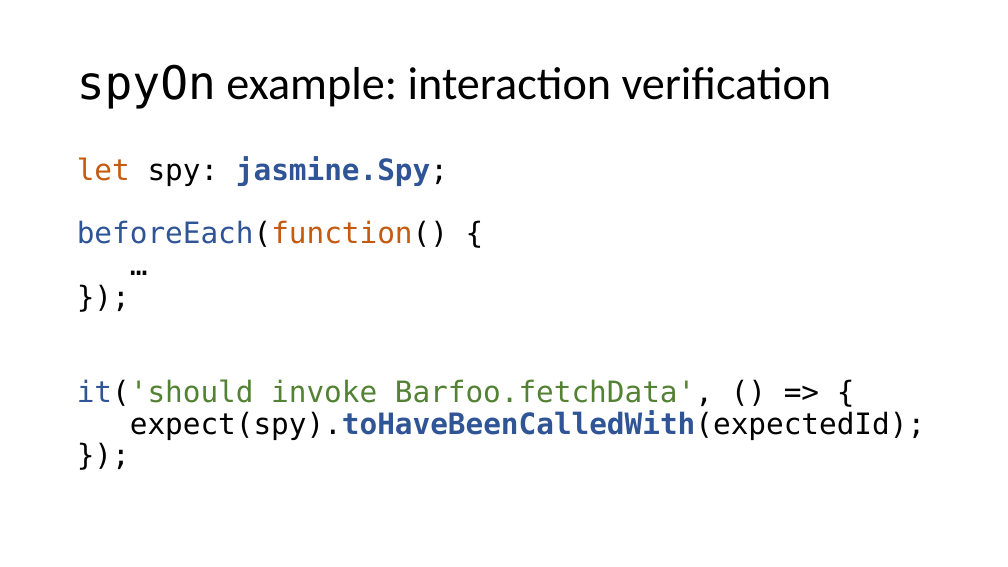
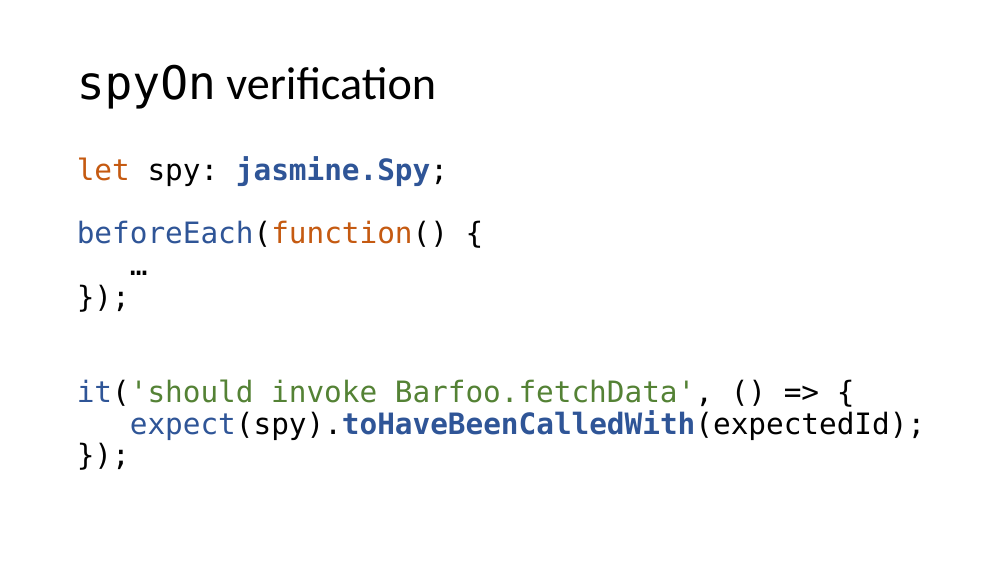
Before and after one commit to cebartling/test-driven, a slide deck: slide 18 of presentations/Introduction to Jasmine Framework.pptx. Drawn at 1008x567 pixels with LibreOffice and Linux fonts; fonts in the diff are those of the drawing. Boxes give left, top, right and bottom in pixels: in the first picture for what was removed or moved away, otherwise in the second. Text is boxed around its words. In the diff, an @@ line names an element or a change of style, - is before the commit and + after.

Commit message:
Updated Jasmine presentation

```diff
--- a/presentations/Introduction to Jasmine Framework.pptx
+++ b/presentations/Introduction to Jasmine Framework.pptx
@@ title at (77, 64, 436, 109): text changed @@
-spyOn example: interaction verification
+spyOn verification
@@ text "let spy: jasmine.Spy; beforeEach(function() { ..." at (77, 156, 925, 440): text colour #000000 to #2F5597 in "expect(spy).toHaveBeenCalledWith(expectedId);" @@
```
Also in this commit, not shown: 5 other slides changed, 2 slides added.
